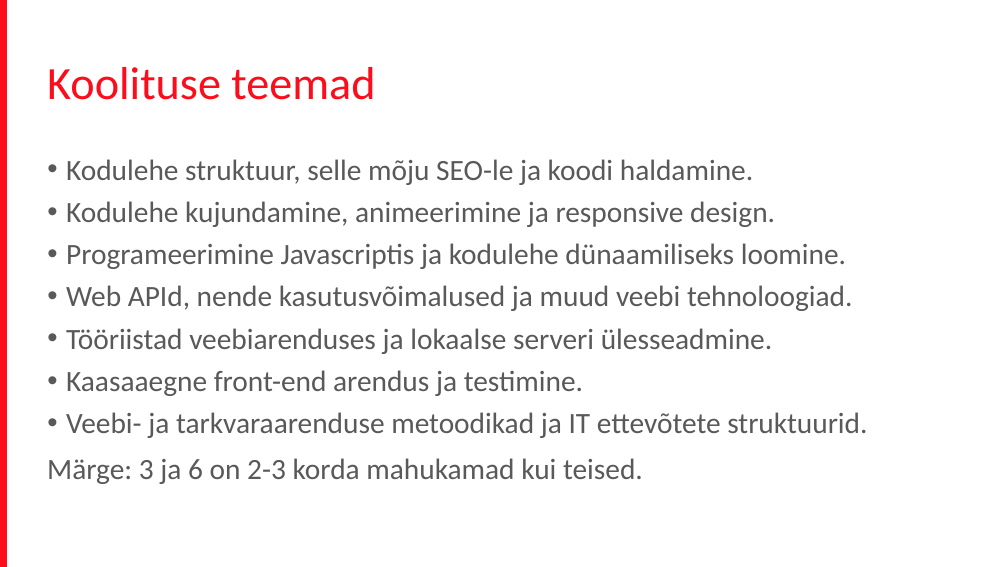
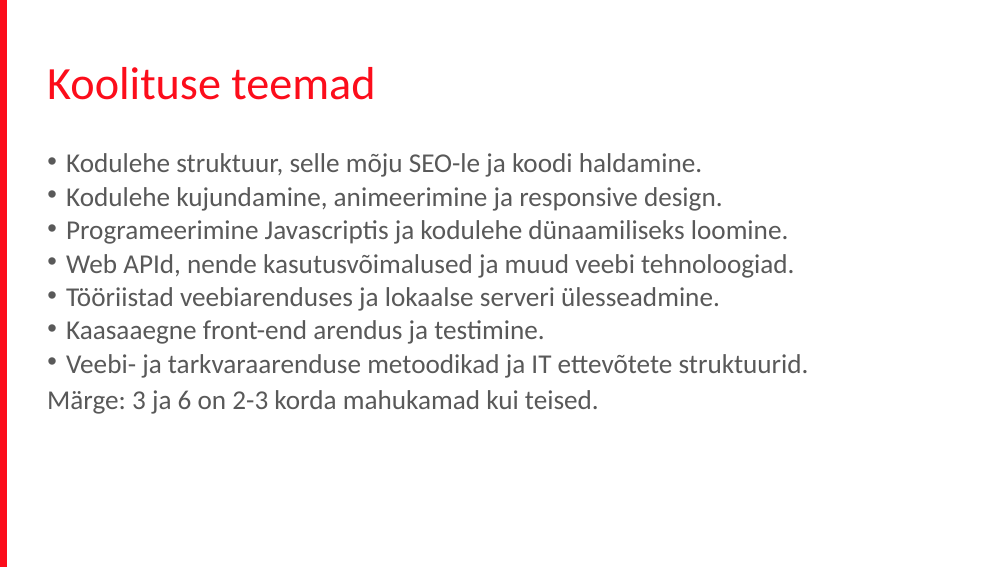
Before and after one commit to terjevolke/FrontEnd201704, a slide deck: slide 7 of Front_end_koolitus.pptx. Drawn at 1008x567 pixels with LibreOffice and Linux fonts; fonts in the diff are those of the drawing; background and template pictures are left out. Boxes give left, top, right and bottom in pixels: in the first picture for what was removed or moved away, otherwise in the second. Text is boxed around its words. In the diff, an @@ line names an element or a change of style, - is before the commit and + after.

```diff
--- a/Front_end_koolitus.pptx
+++ b/Front_end_koolitus.pptx
@@ text "Kodulehe struktuur, selle mõju SEO-le ..." at [47,153,809,414]: size 28 to 25.9 pt; line spacing 0.9 to 0.7; line spacing 1 to 0.8 @@
```
Also in this commit, not shown: 2 other slides changed.
